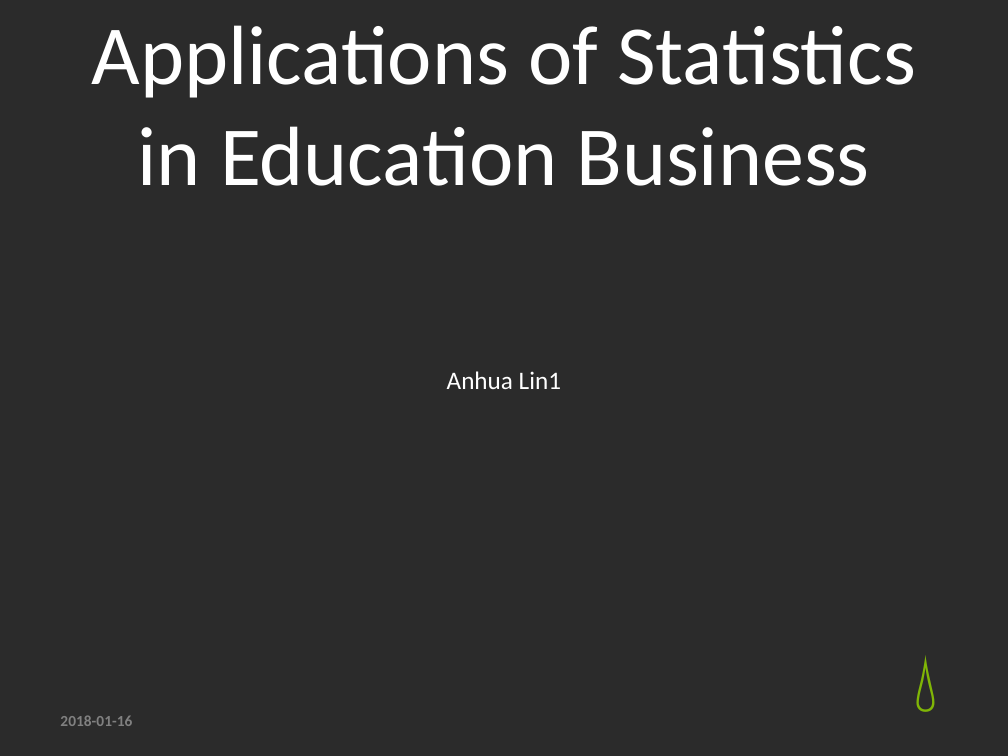
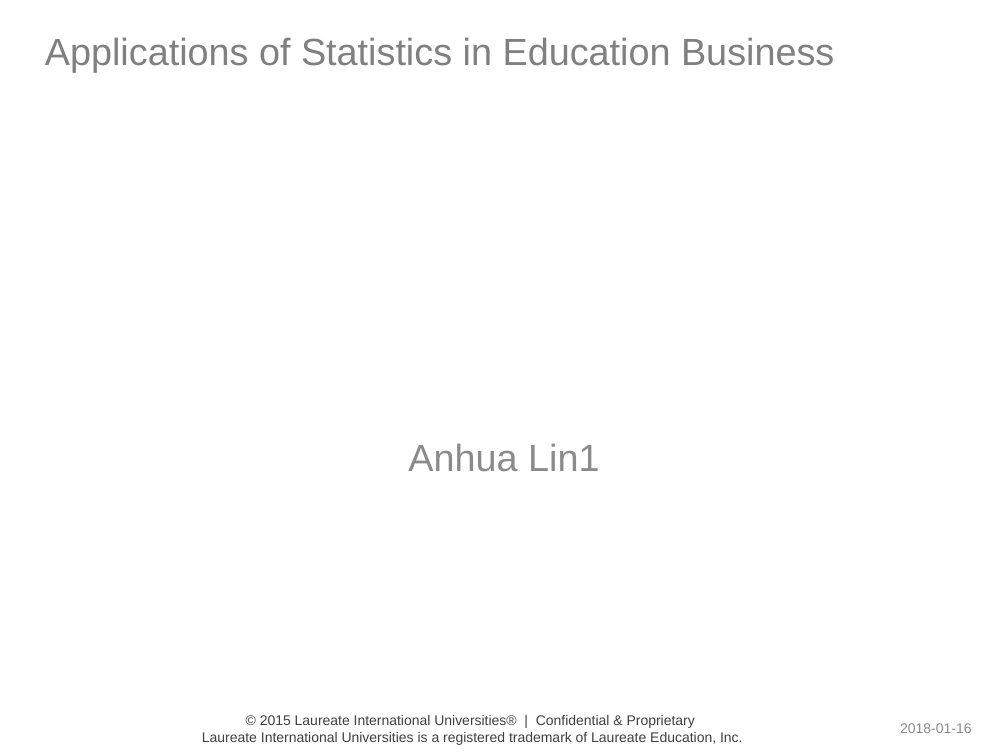
Before and after one commit to anhualin/MyLearning, a slide deck: slide 5 of FDA2018/FDA_Presentation.pptx (slide 2 before the commit). Drawn at 1008x756 pixels with LibreOffice and Linux fonts; fonts in the diff are those of the drawing; background and template pictures are left out; a plain dark background stands for a picture behind light text. Boxes give left, top, right and bottom in pixels: in the first picture for what was removed or moved away, otherwise in the second. Text is boxed around its words. In the diff, an @@ line names an element or a change of style, - is before the commit and + after.

```diff
--- a/FDA2018/FDA_Presentation.pptx
+++ b/FDA2018/FDA_Presentation.pptx
@@ background picture (left out) to #FFFFFF @@
@@ title "Applications of Statistics in Education ...": place and size @@
-title "Applications of Statistics in Education ..." at bbox=[92, 25, 916, 186]
+title "Applications of Statistics in Education ..." at bbox=[45, 37, 834, 72]
@@ title "Applications of Statistics in Education ..." at bbox=[45, 37, 834, 72]: size 60 to 27 pt, font Calibri to Arial, text colour #FFFFFF to #808080, bold on; alignment centre to left; vertical alignment bottom to middle @@
@@ subtitle "Anhua Lin1": place and size @@
-subtitle "Anhua Lin1" at bbox=[447, 371, 561, 389]
+subtitle "Anhua Lin1" at bbox=[408, 443, 599, 472]
@@ subtitle "Anhua Lin1" at bbox=[408, 443, 599, 472]: size 18 to 27 pt, font Calibri to Arial, text colour #FFFFFF to #8C8C8C; more space between paragraphs @@
@@ text removed at bbox=[914, 640, 955, 715] @@
-💧
@@ text added at bbox=[202, 715, 742, 745], 10 pt, text #404040 @@
+© 2015 Laureate International Universities® | Confidential & Proprietary
+Laureate International Universities is a registered trademark of Laureate Education, Inc.
@@ text "2018-01-16": place and size @@
-text "2018-01-16" at bbox=[60, 715, 132, 726]
+text "2018-01-16" at bbox=[900, 723, 971, 733]
@@ text "2018-01-16" at bbox=[900, 723, 971, 733]: size 11 to 10 pt, font Calibri to Arial, text colour #808080 to #8C8C8C, bold off; alignment left to right @@
```
Also in this commit, not shown: 19 other slides changed, 12 slides added, 1 slide removed, 4 other files.
